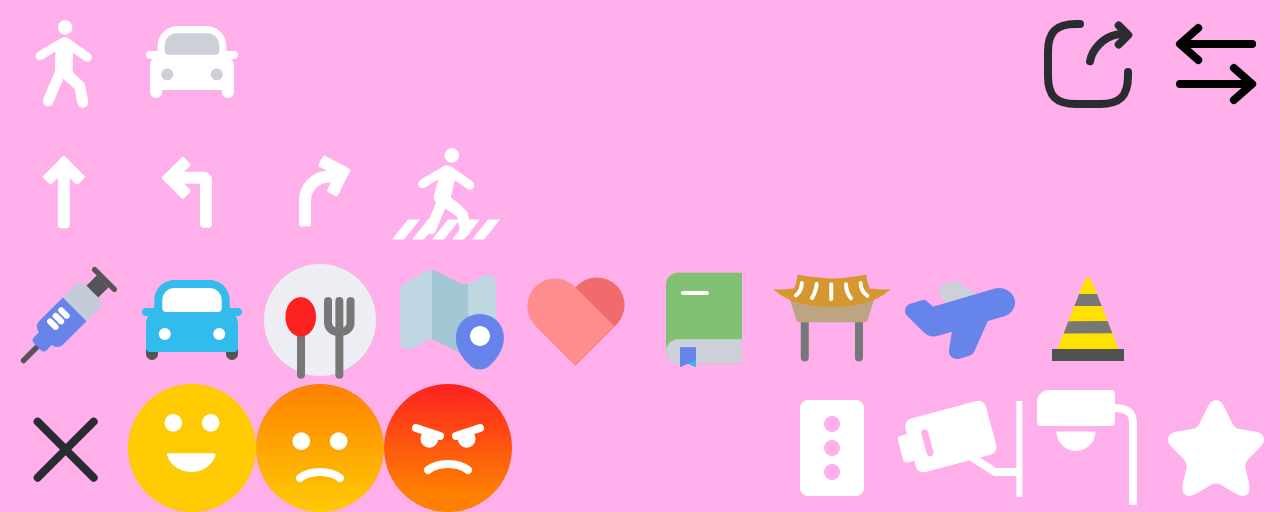
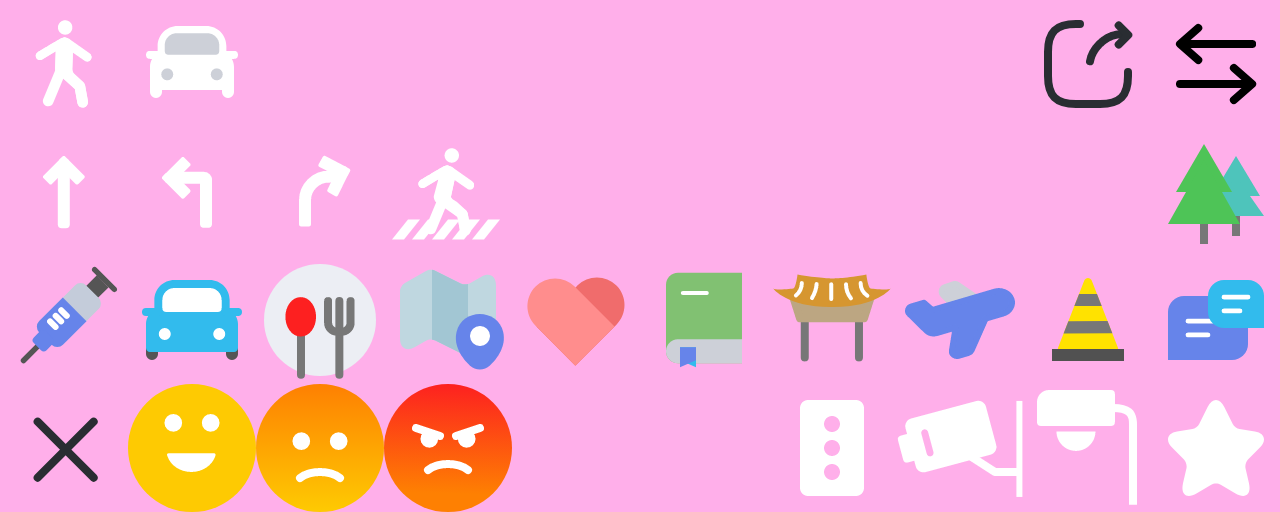
Revision of a layered 1280×512 image; what changed, layer by layer:
added layer "Layer 88" in group "Group 3" over [1168, 144, 1264, 244]
added layer "Layer 86" in group "Group 3" over [1168, 280, 1264, 360]
